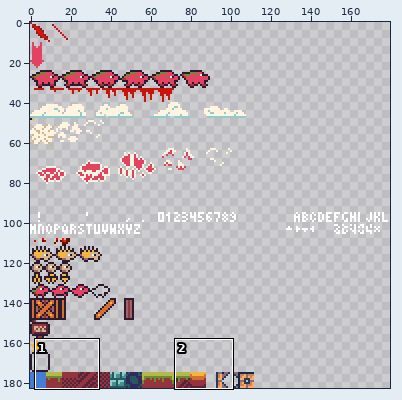
Two versions of one sprite sheet, src/assets/generated/spritesheet-gen.png. Above, an overview of the earlier version with the close-up marked.
Close-up. Before:
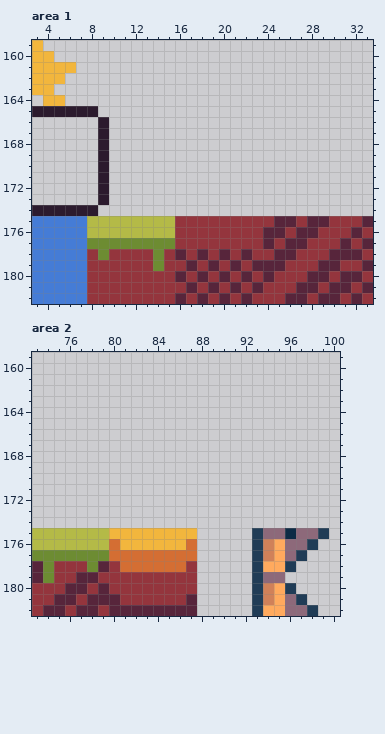
The file is 180x183 pixels. Shown: area 1: x 3..33, y 159..182; area 2: x 73..100, y 159..182.
Once edited:
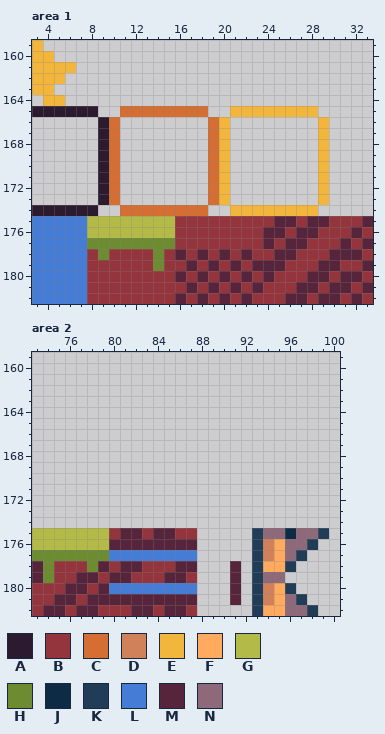
Palette (. is transparent): A #2c1b2e  B #94353d  C #d46e33  D #d08159  E #f2b63d  F #ffaa5e  G #b4ba47  H #6d8c32  J #0d2b45  K #203c56  L #457cd6  M #57253b  N #8d697a
Edits made:
{"where": "area 1"}
{"y":165,"x":11,"old":"........","new":"CCCCCCCC"}
{"y":165,"x":21,"old":"........","new":"EEEEEEEE"}
{"y":166,"x":10,"old":".","new":"C"}
{"y":166,"x":19,"old":"..","new":"CE"}
{"y":166,"x":29,"old":".","new":"E"}
{"y":167,"x":10,"old":".","new":"C"}
{"y":167,"x":19,"old":"..","new":"CE"}
{"y":167,"x":29,"old":".","new":"E"}
{"y":168,"x":10,"old":".","new":"C"}
{"y":168,"x":19,"old":"..","new":"CE"}
{"y":168,"x":29,"old":".","new":"E"}
{"y":169,"x":10,"old":".","new":"C"}
{"y":169,"x":19,"old":"..","new":"CE"}
{"y":169,"x":29,"old":".","new":"E"}
{"y":170,"x":10,"old":".","new":"C"}
{"y":170,"x":19,"old":"..","new":"CE"}
{"y":170,"x":29,"old":".","new":"E"}
{"y":171,"x":10,"old":".","new":"C"}
{"y":171,"x":19,"old":"..","new":"CE"}
{"y":171,"x":29,"old":".","new":"E"}
{"y":172,"x":10,"old":".","new":"C"}
{"y":172,"x":19,"old":"..","new":"CE"}
{"y":172,"x":29,"old":".","new":"E"}
{"y":173,"x":10,"old":".","new":"C"}
{"y":173,"x":19,"old":"..","new":"CE"}
{"y":173,"x":29,"old":".","new":"E"}
{"y":174,"x":11,"old":"........","new":"CCCCCCCC"}
{"y":174,"x":21,"old":"........","new":"EEEEEEEE"}
{"where": "area 2"}
{"y":175,"x":80,"old":"EEEEEEEE","new":"BMMBMMBB"}
{"y":176,"x":80,"old":"CEEEEEEC","new":"MMMMMMMM"}
{"y":177,"x":80,"old":"CCCCCCCC","new":"LLLLLLLL"}
{"y":178,"x":81,"old":"CCCCCCB","new":"MMBBBMM"}
{"y":178,"x":91,"old":".","new":"M"}
{"y":179,"x":80,"old":"BB","new":"MM"}
{"y":179,"x":85,"old":"BB","new":"MM"}
{"y":179,"x":91,"old":".","new":"M"}
{"y":180,"x":80,"old":"BBBBBBBB","new":"LLLLLLLL"}
{"y":180,"x":91,"old":".","new":"M"}
{"y":181,"x":81,"old":"BBBBBB","new":"MMMMMM"}
{"y":181,"x":91,"old":".","new":"M"}
{"y":182,"x":80,"old":"MM","new":"BB"}
{"y":182,"x":84,"old":"M","new":"B"}
{"y":182,"x":87,"old":"M","new":"B"}
{"label":"added","picture_box":[109,106,329,216]}
{"label":"changed","picture_box":[109,528,197,616]}
{"label":"added","picture_box":[230,561,241,605]}
